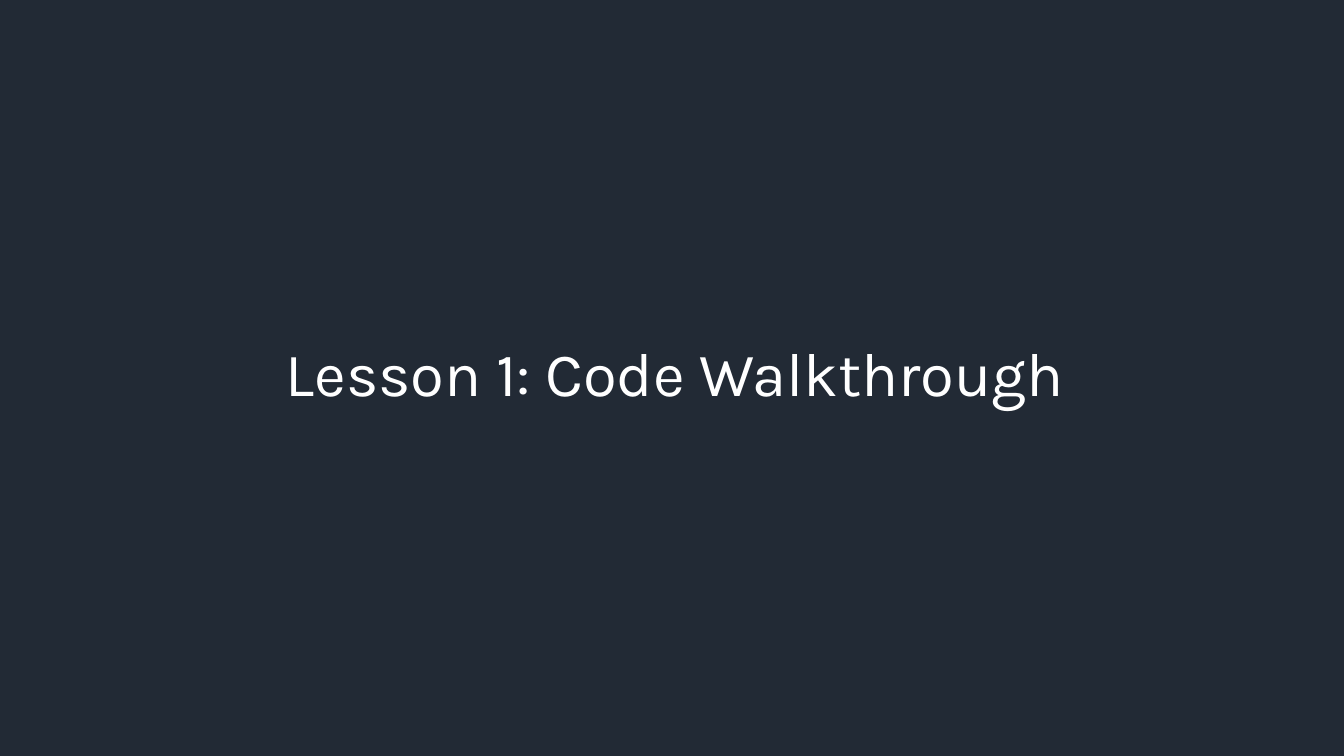
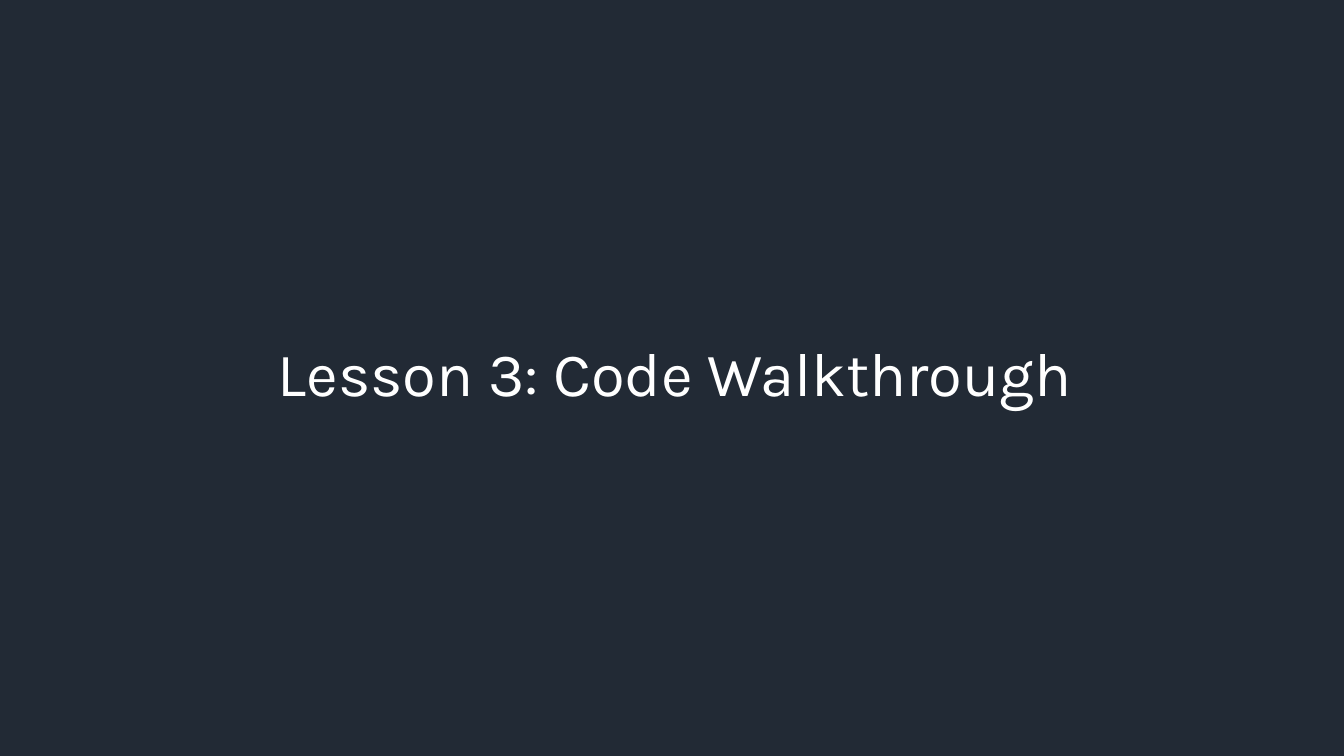
Before and after one commit to ACloudGuru/serverless-workshop, a slide deck: slide 8 of lesson-3/Slides.pptx. Drawn at 1344x756 pixels with LibreOffice and Linux fonts; fonts in the diff are those of the drawing; background and template pictures are left out. Boxes give left, top, right and bottom in pixels: in the first picture for what was removed or moved away, otherwise in the second. Text is boxed around its words. In the diff, an @@ line names an element or a change of style, - is before the commit and + after.

Commit message:
Updates lessons 1, 3 and 5

```diff
--- a/lesson-3/Slides.pptx
+++ b/lesson-3/Slides.pptx
@@ text at <box>278,354,1071,411</box>: text changed @@
-Lesson 1: Code Walkthrough
+Lesson 3: Code Walkthrough
```
Also in this commit, not shown: 2 other slides changed, 5 slides added, 5 slides removed, 3 other files.
